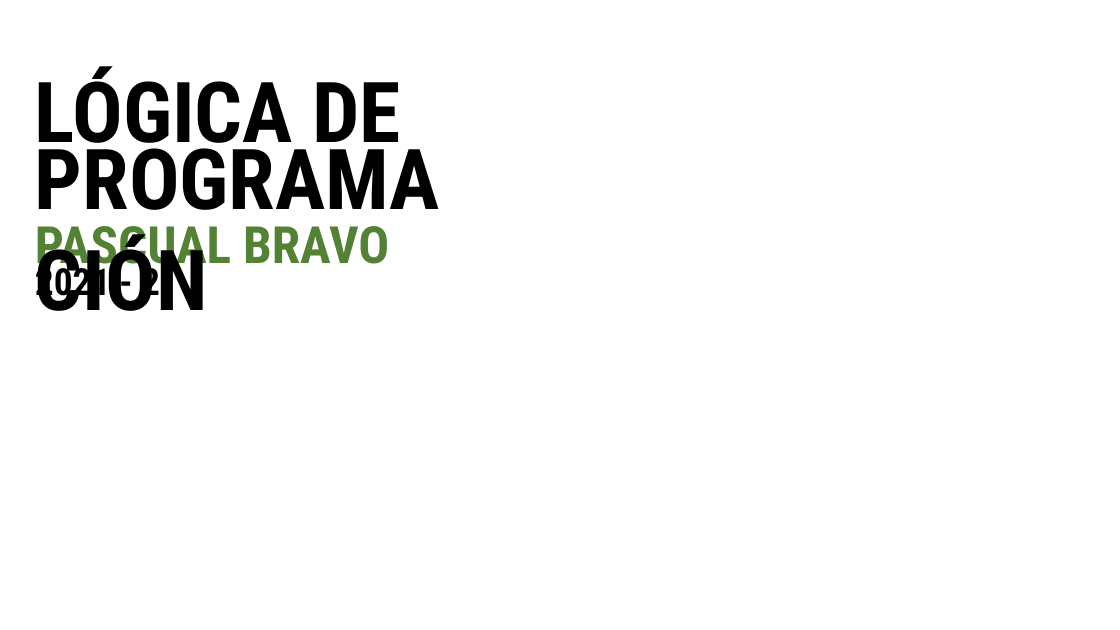
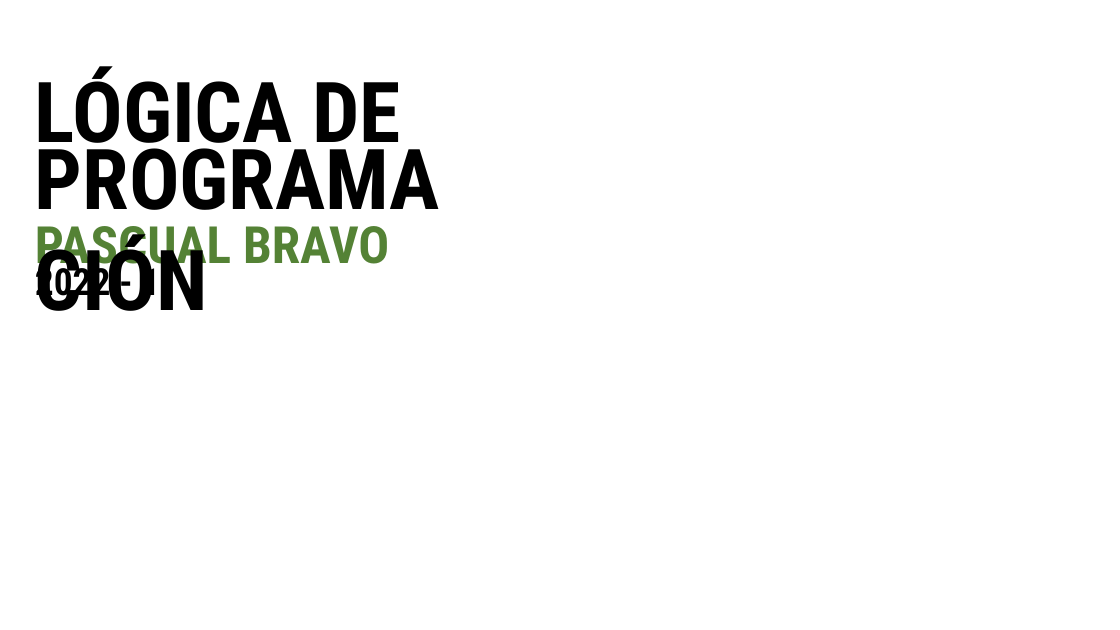
Before and after one commit to NelsonMontoya/LOGICA_PROGRAMACION, a slide deck: slide 1 of 03 Procesos.pptx. Drawn at 1120x630 pixels with LibreOffice and Linux fonts; fonts in the diff are those of the drawing; background and template pictures are left out. Boxes give left, top, right and bottom in pixels: in the first picture for what was removed or moved away, otherwise in the second. Text is boxed around its words. In the diff, an @@ line names an element or a change of style, - is before the commit and + after.

Commit message:
Cambio Clase 3

```diff
--- a/03 Procesos.pptx
+++ b/03 Procesos.pptx
@@ text at [35,260,160,304]: text changed @@
-2021 - 2
+2022 - 1
```
